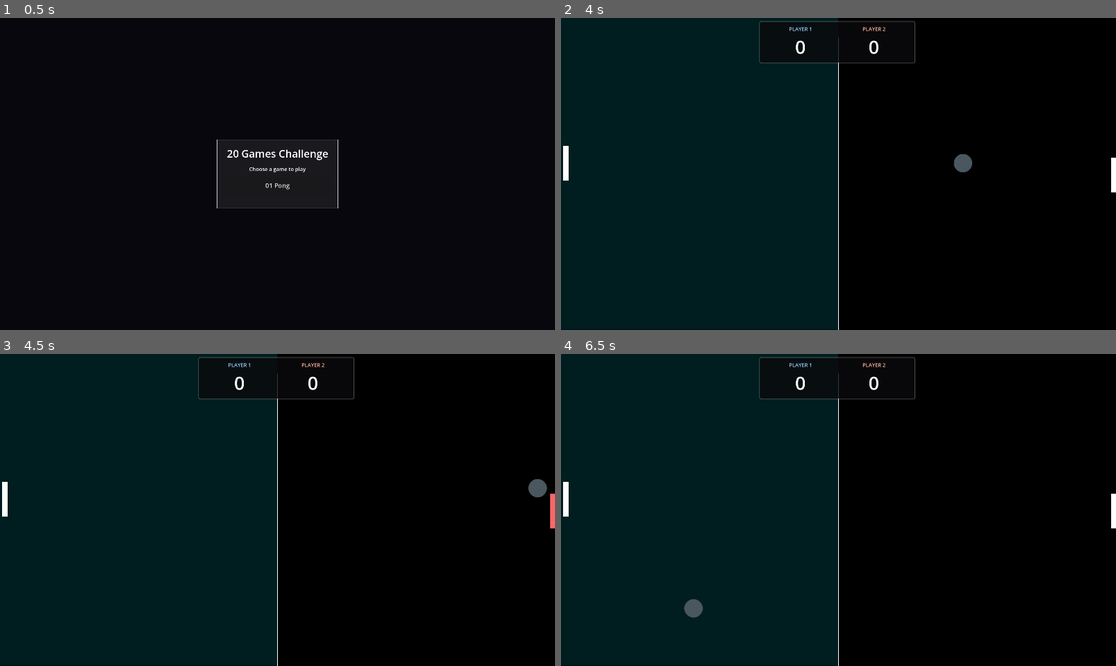
Above: before the commit, frames 1-4 (two rows, left to right).
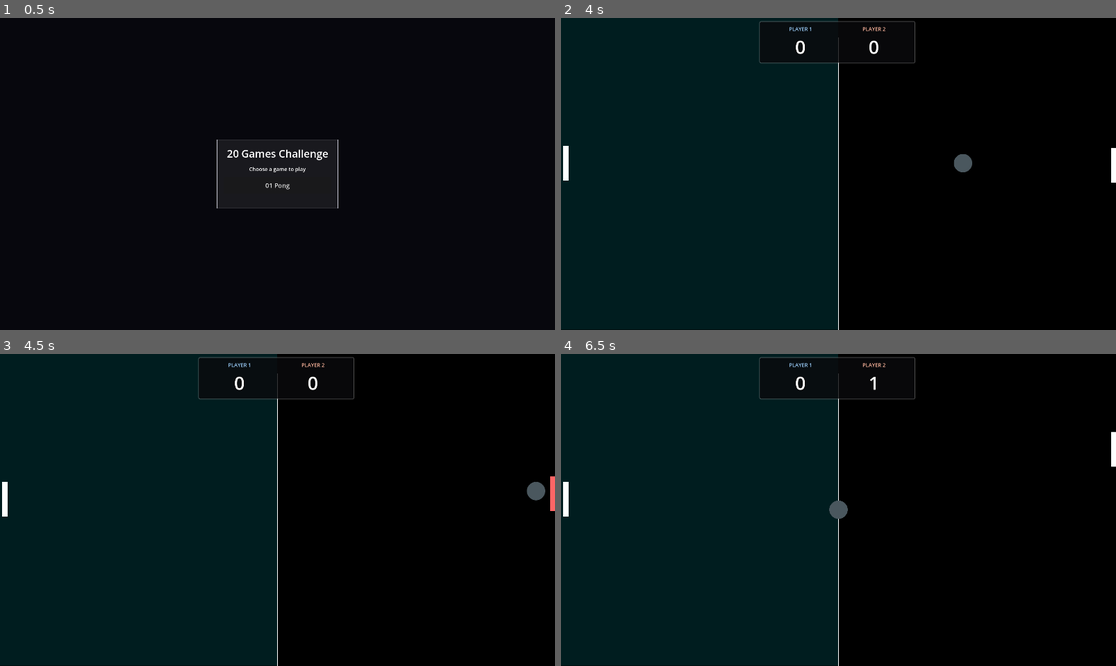
Above: after the commit, the same moments.

Repository: bluetch/20_games_challenge
Game: Godot game, scene res://menu/scenes/main_menu.tscn
Same seed, same stepped clock (60 frames per second), same inputs: the game is played once before the commit and once after it.
Inputs (mouse positions are in pixels of both pictures, inside the frame that each line leads up to):
- Up to frame 1 (0.5 s): no input
- Up to frame 2 (4 s): click "01 Pong" at 0.5 s; tap Enter at 1.25, 2.75 s; move the mouse to (960, 158) at 1.27 s; click (960, 158) at 1.42 s; tap Space at 2, 3.5 s; move the mouse to (727, 189) at 2.02 s; click (727, 189) at 2.17 s; move the mouse to (894, 105) at 2.77 s; click (894, 105) at 2.92 s; move the mouse to (810, 236) at 3.52 s; click (810, 236) at 3.67 s
- Up to frame 3 (4.5 s): move the mouse to (444, 556) at 4.27 s; click (444, 556) at 4.42 s
- Up to frame 4 (6.5 s): move the mouse to (672, 463) at 5.02 s; click (672, 463) at 5.17 s; move the mouse to (866, 510) at 5.77 s; click (866, 510) at 5.92 s

Frame 1 is identical in both runs. In frame 2, less than 0.1% of the frame differs, in the area x 99-100%, y 41-56%; in frame 3, 0.2%; in frame 4, 0.6%, in the area x 22-100%, y 7-85%.

Commit message:
feat: cpu mode

Diff:
--- a/01_pong/scenes/game.tscn
+++ b/01_pong/scenes/game.tscn
@@ -69,6 +69,8 @@
 position = Vector2(1903, 484)
 move_up_action = &"p2_up"
 move_down_action = &"p2_down"
+control_mode = 1
+ball_path = NodePath("../Ball")
 
 [node name="Ball" parent="." unique_id=959431822 instance=ExtResource("2_6paha")]
 unique_name_in_owner = true
--- a/01_pong/scripts/paddle.gd
+++ b/01_pong/scripts/paddle.gd
@@ -1,16 +1,28 @@
 extends CharacterBody2D
+
+# 球拍可由玩家或電腦控制
+enum ControlMode {
+	HUMAN,
+	CPU
+}
 
 @export var move_speed: float = 400.0
 @export var move_up_action: StringName
 @export var move_down_action: StringName
 @export var paddle_height: float = 120.0
-# 平常顏色
+
+# 在 Inspector 決定這支球拍是玩家還是電腦
+@export var control_mode: ControlMode = ControlMode.HUMAN
+
+# 給 CPU 用來追蹤球的位置
+@export var ball_path: NodePath
+
 @export var normal_color: Color = Color(1, 1, 1, 1)
-# 被球打到時的顏色
 @export var hit_color: Color = Color(1, 0.4, 0.4, 1)
 @export var hit_flash_duration: float = 0.12
+
 @onready var visual: ColorRect = $Visual
-
+@onready var ball: CharacterBody2D = get_node_or_null(ball_path)
 
 var top_limit: float = 0.0
 var bottom_limit: float = 0.0
@@ -23,15 +35,13 @@
 
 func _physics_process(delta: float) -> void:
 	if not is_active:
-		# 遊戲結束時停止處理輸入與移動
 		velocity = Vector2.ZERO
 		return
 
-	var direction: float = Input.get_axis(move_up_action, move_down_action)
+	var direction: float = _get_move_direction()
 	velocity = Vector2(0.0, direction * move_speed)
 	move_and_slide()
 
-	# 限制球拍不要超出視窗上下邊界
 	var screen_height: float = get_viewport_rect().size.y
 	var max_y: float = screen_height - paddle_height
 
@@ -40,6 +50,32 @@
 
 	global_position.y = clamp(global_position.y, top_limit, max_y)
 	global_position.x = start_x
+
+func _get_move_direction() -> float:
+	# 玩家模式：直接讀輸入
+	if control_mode == ControlMode.HUMAN:
+		return Input.get_axis(move_up_action, move_down_action)
+
+	# 電腦模式：追球的中心點
+	return _get_cpu_direction()
+
+func _get_cpu_direction() -> float:
+	# 沒指定球時，不移動，避免報錯
+	if ball == null:
+		return 0.0
+
+	var paddle_center_y: float = global_position.y + paddle_height / 2.0
+	var ball_y: float = ball.global_position.y
+	var dead_zone: float = 12.0
+
+	# 加一個 dead zone，避免 CPU 在小範圍內抖動
+	if abs(ball_y - paddle_center_y) <= dead_zone:
+		return 0.0
+
+	if ball_y < paddle_center_y:
+		return -1.0
+
+	return 1.0
 
 func flash_hit() -> void:
 	# 先立刻切成受擊顏色
@@ -50,6 +86,6 @@
 	visual.color = normal_color
 
 func stop() -> void:
-	# 讓球拍在 Game Over 後不再接受輸入
+	# 讓球拍在 Game Over 後不再接受輸入或 CPU 控制
 	is_active = false
 	velocity = Vector2.ZERO
